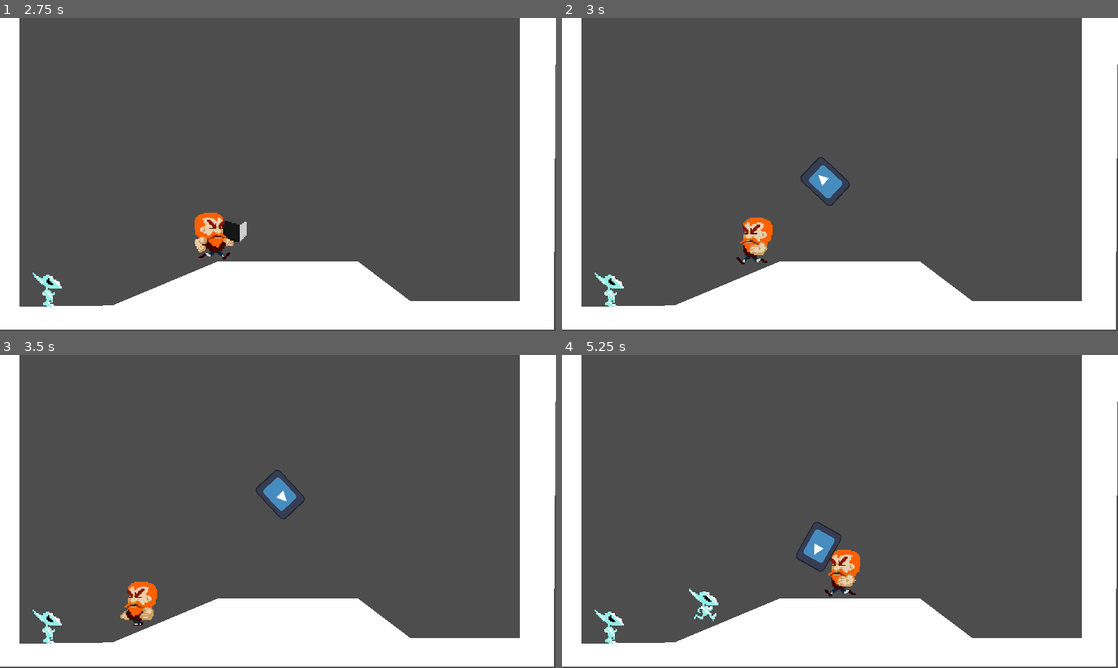
Above: before the commit, frames 1-4 (two rows, left to right).
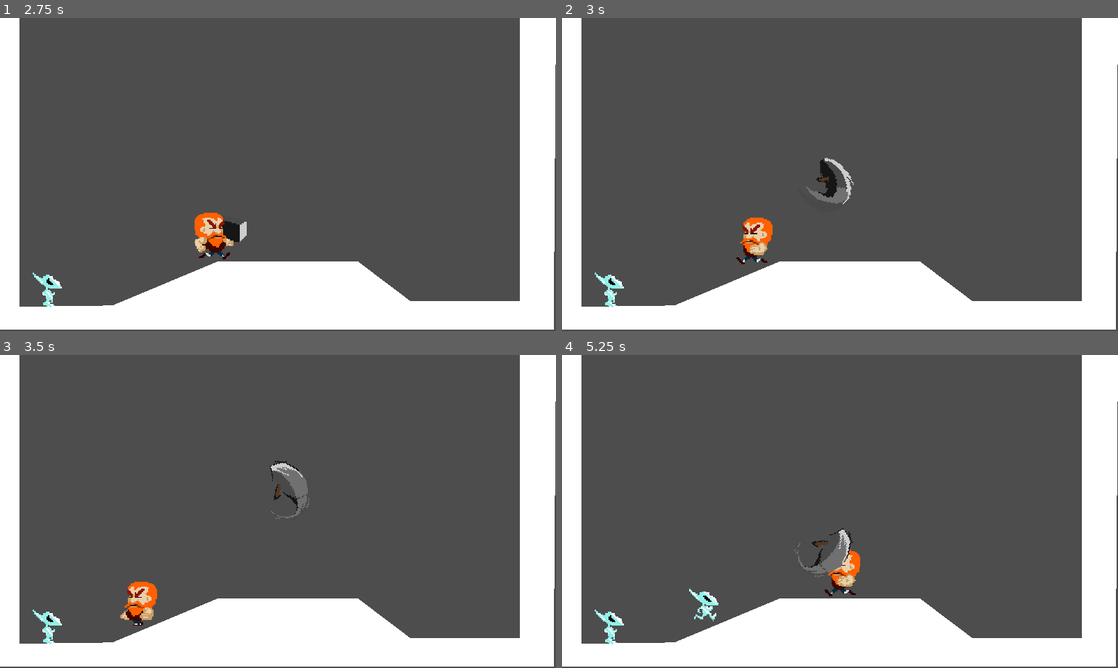
Above: after the commit, the same moments.

Repository: simonoNilssono/godot-project-thor
Game: Godot game, scene res://Scenes/main.tscn
The game is run twice, just before and just after one commit, with the same random seed, the same clock (stepped at 60 frames per second) and the same inputs. The engine's default icon, where the game draws it, is replaced by a stand-in: a white triangle on a blue panel in a dark square.
Inputs (mouse positions are in pixels of both pictures, inside the frame that each line leads up to):
- Up to frame 1 (2.75 s): click "Play Game" at 0.5 s; move the mouse to (400, 158) at 1.27 s; hold U (Spawn Enemy) 1.28-2.03 s; hold D (Right) from 1.28 s (still down); tap W (Up) at 1.52, 2.27 s; move the mouse to (166, 190) at 2.02 s; click (166, 190) at 2.1 s
- Up to frame 2 (3 s): move the mouse to (895, 105) at 2.77 s; release D (Right) at 2.78 s; hold A (Left) from 2.78 s (still down); hold Right mouse button (Throw Hammer) from 2.78 s (still down)
- Up to frame 3 (3.5 s): keep holding A (Left); keep holding Right mouse button (Throw Hammer)
- Up to frame 4 (5.25 s): move the mouse to (812, 574) at 3.52 s; release A (Left) at 3.53 s; release Right mouse button (Throw Hammer) at 3.53 s; hold D (Right) 3.53-5.03 s; tap U (Spawn Enemy) at 3.6 s; tap W (Up) at 3.77, 4.52 s; move the mouse to (1006, 558) at 4.27 s; press the mouse at (1006, 558) at 4.28 s; move the mouse to (673, 464) at 5.02 s; release the mouse at (673, 464) at 5.03 s; hold A (Left) from 5.03 s (still down); right-click (673, 464) at 5.1 s

Frame 1 is identical in both runs. In frame 2, 0.8% of the frame differs, in the area x 42-53%, y 44-60%; in frame 3, 0.9%, in the area x 46-56%, y 33-53%; in frame 4, 0.9%.

Commit message:
fixed throw anims

Diff:
--- a/Scenes/hammer.tscn
+++ b/Scenes/hammer.tscn
@@ -1,10 +1,39 @@
-[gd_scene load_steps=4 format=3 uid="uid://dsw1fa6kn82eg"]
+[gd_scene load_steps=8 format=3 uid="uid://dsw1fa6kn82eg"]
 
 [ext_resource type="Script" path="res://Scripts/hammer.gd" id="1_xw8ak"]
-[ext_resource type="Texture2D" uid="uid://kf52anhb6b1p" path="res://Sprites/icon.svg" id="2_paj6q"]
+[ext_resource type="Texture2D" uid="uid://3171raopg10h" path="res://Sprites/ThorSpritesheet.png" id="2_4dj8x"]
 
 [sub_resource type="RectangleShape2D" id="RectangleShape2D_ye1c8"]
 size = Vector2(20, 36)
+
+[sub_resource type="AtlasTexture" id="AtlasTexture_mr8k2"]
+atlas = ExtResource("2_4dj8x")
+region = Rect2(80, 100, 80, 50)
+
+[sub_resource type="AtlasTexture" id="AtlasTexture_5eyxw"]
+atlas = ExtResource("2_4dj8x")
+region = Rect2(160, 100, 80, 50)
+
+[sub_resource type="AtlasTexture" id="AtlasTexture_smdjd"]
+atlas = ExtResource("2_4dj8x")
+region = Rect2(240, 100, 80, 50)
+
+[sub_resource type="SpriteFrames" id="SpriteFrames_vcn73"]
+animations = [{
+"frames": [{
+"duration": 1.0,
+"texture": SubResource("AtlasTexture_mr8k2")
+}, {
+"duration": 1.0,
+"texture": SubResource("AtlasTexture_5eyxw")
+}, {
+"duration": 1.0,
+"texture": SubResource("AtlasTexture_smdjd")
+}],
+"loop": true,
+"name": &"throw",
+"speed": 15.0
+}]
 
 [node name="Hammer" type="Area2D"]
 collision_layer = 2
@@ -14,11 +43,6 @@
 [node name="CollisionShape2D" type="CollisionShape2D" parent="."]
 shape = SubResource("RectangleShape2D_ye1c8")
 
-[node name="Sprite2D" type="Sprite2D" parent="."]
-position = Vector2(5.51013e-40, 0)
-scale = Vector2(0.21875, 0.289063)
-texture = ExtResource("2_paj6q")
-
 [node name="SwingTimer" type="Timer" parent="."]
 wait_time = 0.1
 one_shot = true
@@ -27,6 +51,10 @@
 wait_time = 10.488
 one_shot = true
 
+[node name="AnimatedSprite2D" type="AnimatedSprite2D" parent="."]
+sprite_frames = SubResource("SpriteFrames_vcn73")
+animation = &"throw"
+
 [connection signal="area_entered" from="." to="." method="_on_area_entered"]
 [connection signal="body_entered" from="." to="." method="_on_body_entered"]
 [connection signal="timeout" from="SwingTimer" to="." method="_on_swing_timer_timeout"]
--- a/Scripts/hammer.gd
+++ b/Scripts/hammer.gd
@@ -7,6 +7,9 @@
 var startPos : Vector2
 enum State {Swung, Thrown, Returning}
 var current_state = State
+
+@onready var animated_sprite_2d: AnimatedSprite2D = $AnimatedSprite2D
+
 # Called when the node enters the scene tree for the first time.
 func _ready() -> void:
 	Global.startSwing.connect(_on_swing_timer_start)
@@ -18,16 +21,13 @@
 		throwing(delta)
 	if current_state == State.Returning:
 		returning(delta)
-		if abs(position.x-get_parent().get_child(0).position.x) < abs(2):
-			print(position)
-			queue_free()
+
 
 
 #Throwing hammer towards target
 func throwing(delta):
 	position += (transform.x * speed * delta)
-	if abs(position.x-get_parent().get_child(0).position.x
-	) > abs(targetPos.x-get_parent().get_child(0).position.x):
+	if abs(position.x-startPos.x) > abs(targetPos.x-startPos.x):
 
 		current_state = State.Returning
 
@@ -61,6 +61,7 @@
 
 func _on_throw_timer_start(mouseDirX,mousePos):
 	$ThrowTimer.start()
+	animated_sprite_2d.play("throw")
 	current_state = State.Thrown
 	look_at(get_global_mouse_position())
 	targetPos = get_global_mouse_position()
